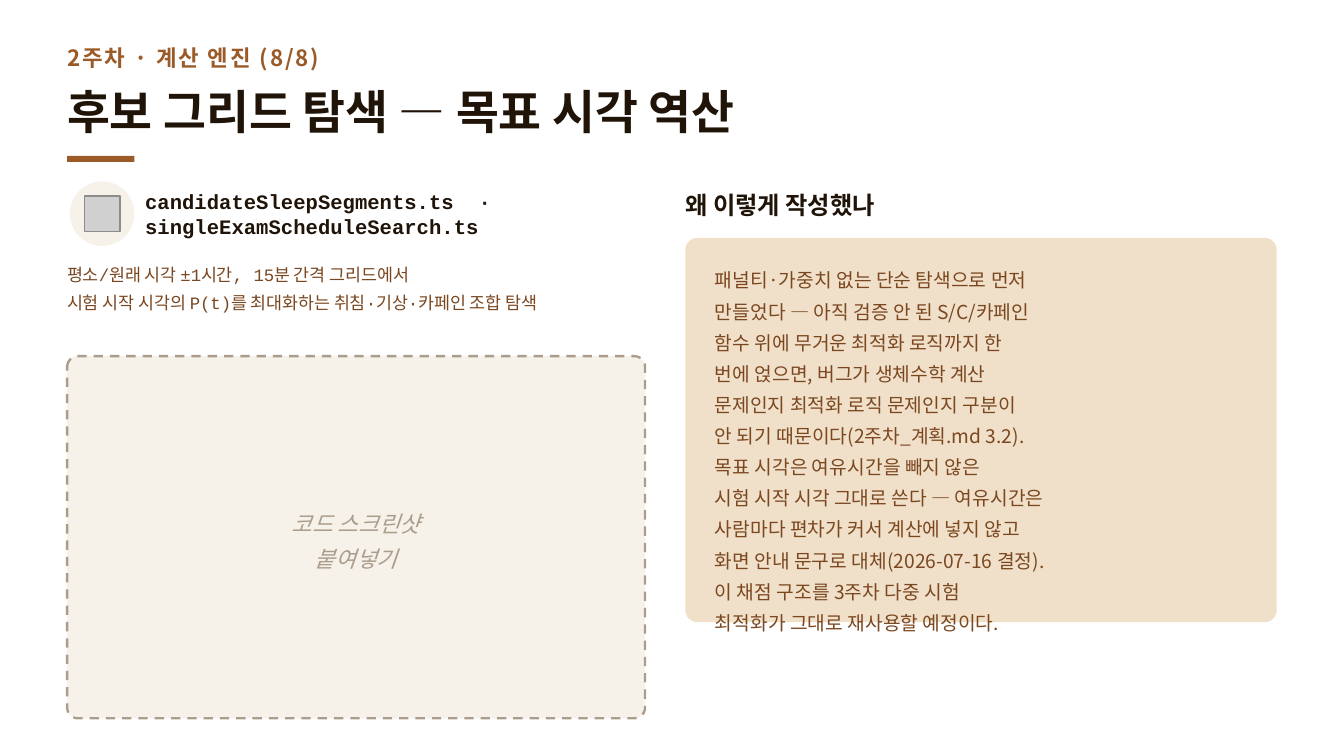
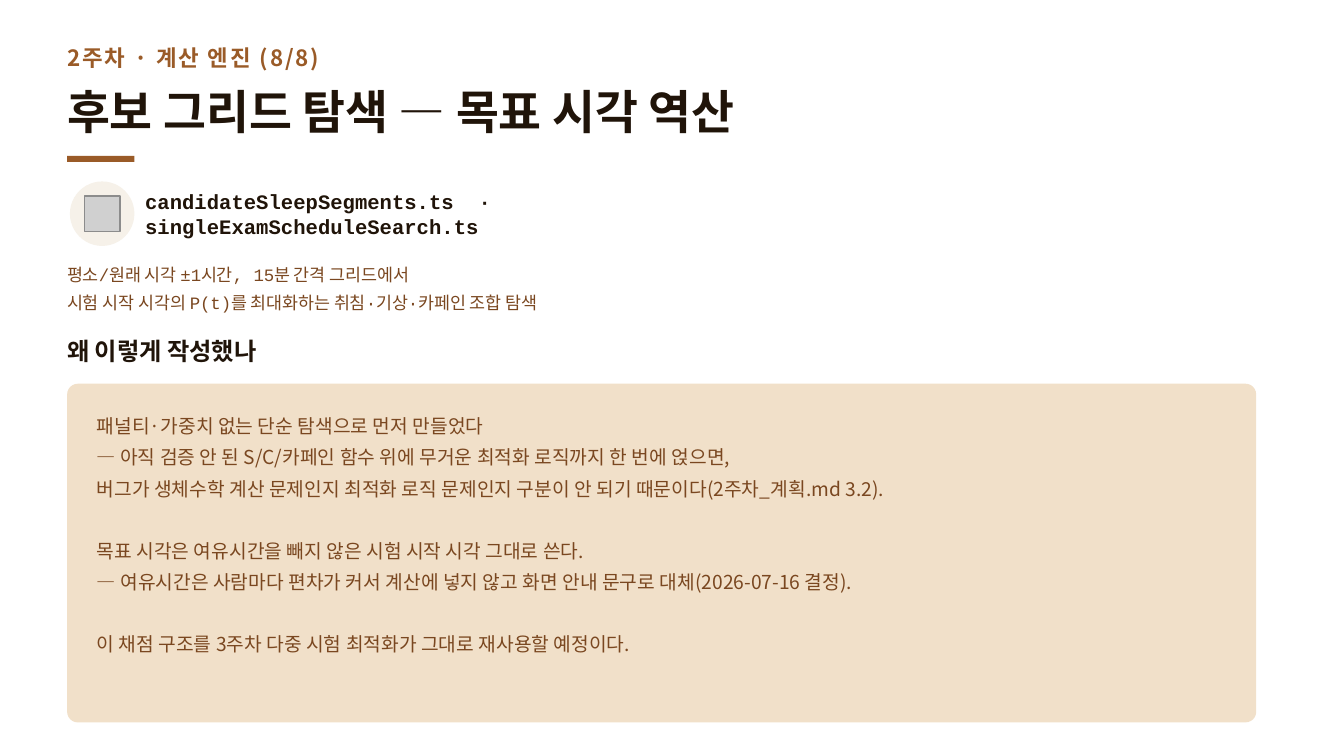
Before and after one commit to Mureung1/hub-showcase, a slide deck: slide 30 of exam-cram-scheduler/docs/presentation/2주차_진행공유.pptx (slide 15 before the commit). Drawn at 1344x756 pixels with LibreOffice and Linux fonts; fonts in the diff are those of the drawing; grey boxes stand for pictures. Boxes give left, top, right and bottom in pixels: in the first picture for what was removed or moved away, otherwise in the second. Text is boxed around its words. In the diff, an @@ line names an element or a change of style, - is before the commit and + after.

```diff
--- a/exam-cram-scheduler/docs/presentation/2주차_진행공유.pptx
+++ b/exam-cram-scheduler/docs/presentation/2주차_진행공유.pptx
@@ text "왜 이렇게 작성했나": place and size @@
-text "왜 이렇게 작성했나" at [685, 193, 874, 217]
+text "왜 이렇게 작성했나" at [67, 339, 256, 363]
@@ rounded rectangle removed at [67, 356, 645, 718] @@
@@ rounded rectangle: place and size @@
-rounded rectangle at [685, 238, 1277, 622]
+rounded rectangle at [67, 383, 1257, 722]
@@ text at [97, 417, 883, 653]: text changed @@
-패널티·가중치 없는 단순 탐색으로 먼저
-만들었다 — 아직 검증 안 된 S/C/카페인
-함수 위에 무거운 최적화 로직까지 한
-번에 얹으면, 버그가 생체수학 계산
-문제인지 최적화 로직 문제인지 구분이
-안 되기 때문이다(2주차_계획.md 3.2).
-목표 시각은 여유시간을 빼지 않은
-시험 시작 시각 그대로 쓴다 — 여유시간은
-사람마다 편차가 커서 계산에 넣지 않고
-화면 안내 문구로 대체(2026-07-16 결정).
-이 채점 구조를 3주차 다중 시험
-최적화가 그대로 재사용할 예정이다.
+패널티·가중치 없는 단순 탐색으로 먼저 만들었다
+— 아직 검증 안 된 S/C/카페인 함수 위에 무거운 최적화 로직까지 한 번에 얹으면,
+버그가 생체수학 계산 문제인지 최적화 로직 문제인지 구분이 안 되기 때문이다(2주차_계획.md 3.2).
+목표 시각은 여유시간을 빼지 않은 시험 시작 시각 그대로 쓴다.
+— 여유시간은 사람마다 편차가 커서 계산에 넣지 않고 화면 안내 문구로 대체(2026-07-16 결정).
+이 채점 구조를 3주차 다중 시험 최적화가 그대로 재사용할 예정이다.
@@ text removed at [292, 513, 420, 569] @@
-코드 스크린샷
-붙여넣기
```
Also in this commit, not shown: 10 other slides changed, 18 slides added, 2 other files.
